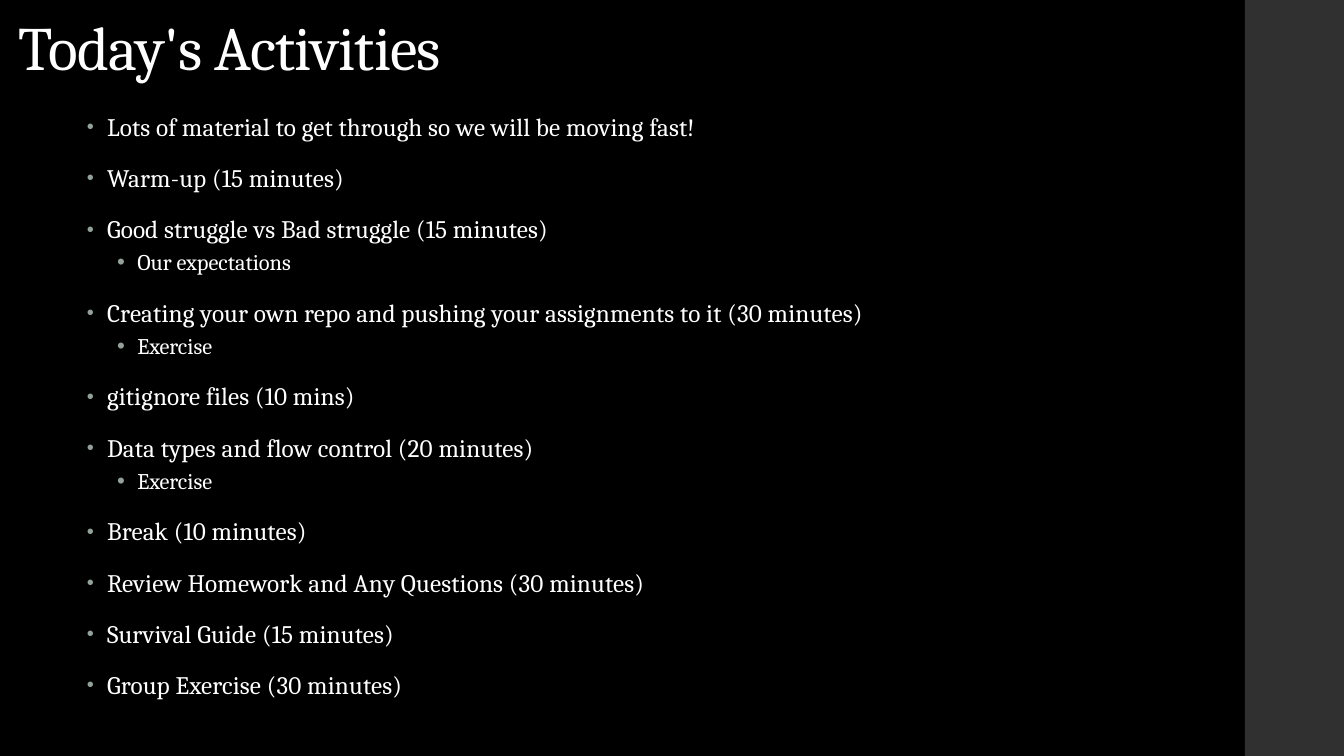
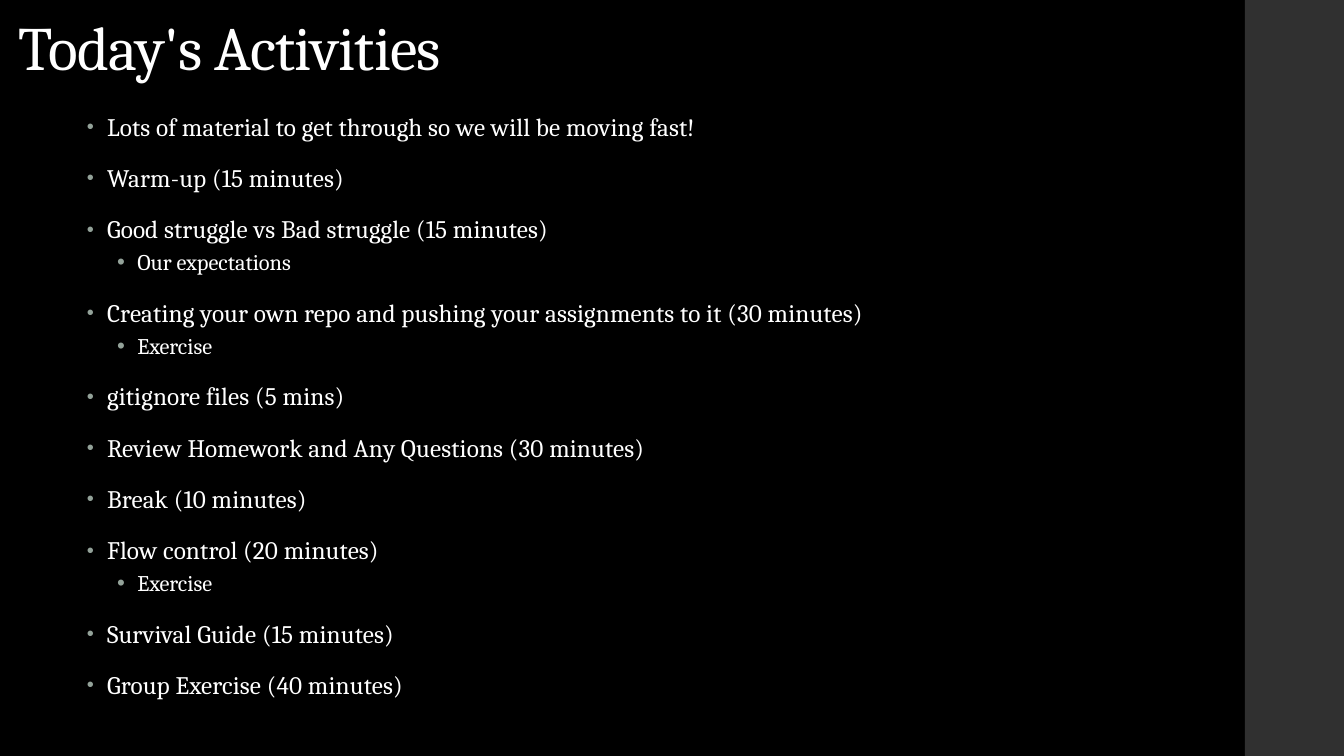
Before and after one commit to LaunchCoderGirlSTL/Data-Science-Assignments, a slide deck: slide 3 of course_material/week_02/week_02_presentation.pptx. Drawn at 1344x756 pixels with LibreOffice and Linux fonts; fonts in the diff are those of the drawing. Boxes give left, top, right and bottom in pixels: in the first picture for what was removed or moved away, otherwise in the second. Text is boxed around its words. In the diff, an @@ line names an element or a change of style, - is before the commit and + after.

```diff
--- a/course_material/week_02/week_02_presentation.pptx
+++ b/course_material/week_02/week_02_presentation.pptx
@@ text at (x1=107, y1=387, x2=644, y2=563): text changed @@
-• gitignore files (10 mins)
-• Data types and flow control (20 minutes)
+• gitignore files (5 mins)
+• Review Homework and Any Questions (30 minutes)
+• Break (10 minutes)
+• Flow control (20 minutes)
@@ text at (x1=107, y1=522, x2=644, y2=598): paragraphs removed @@
-• Break (10 minutes)
-• Review Homework and Any Questions (30 minutes)
@@ text at (x1=107, y1=676, x2=403, y2=700): text changed @@
-• Group Exercise (30 minutes)
+• Group Exercise (40 minutes)
```
Also in this commit, not shown: 1 other slide changed, 1 slide added, 3 other files.
